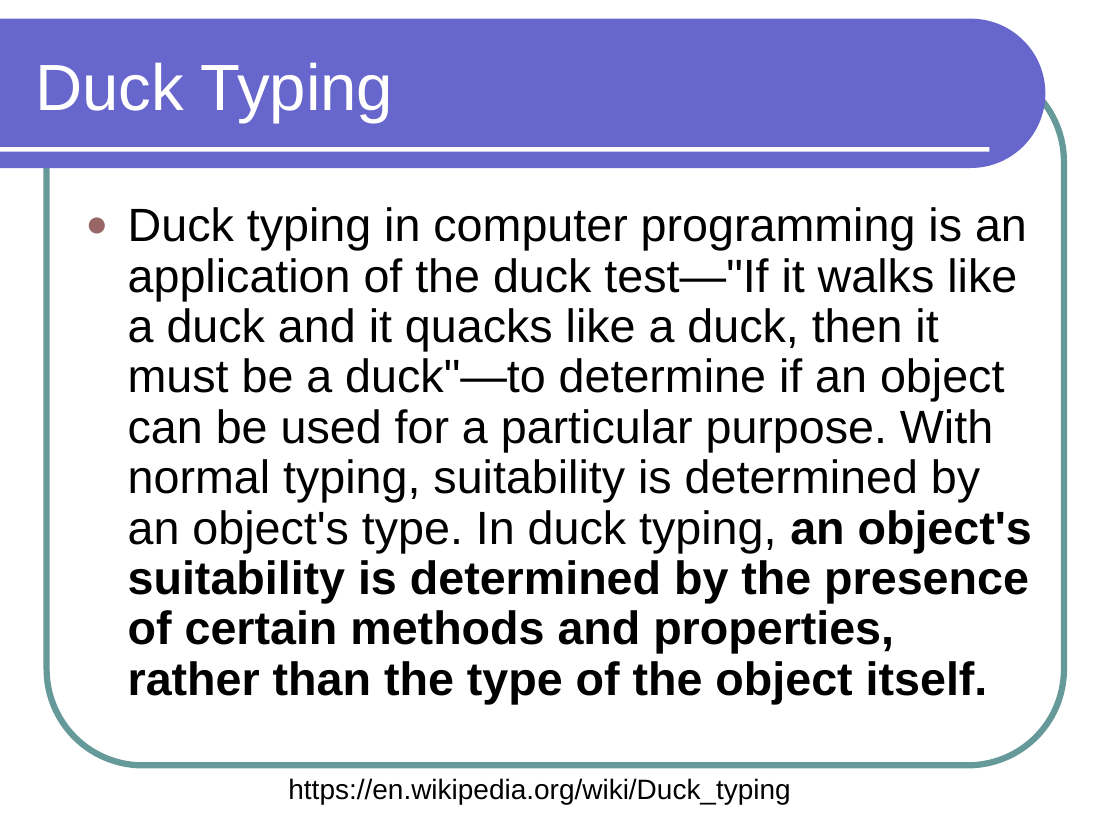
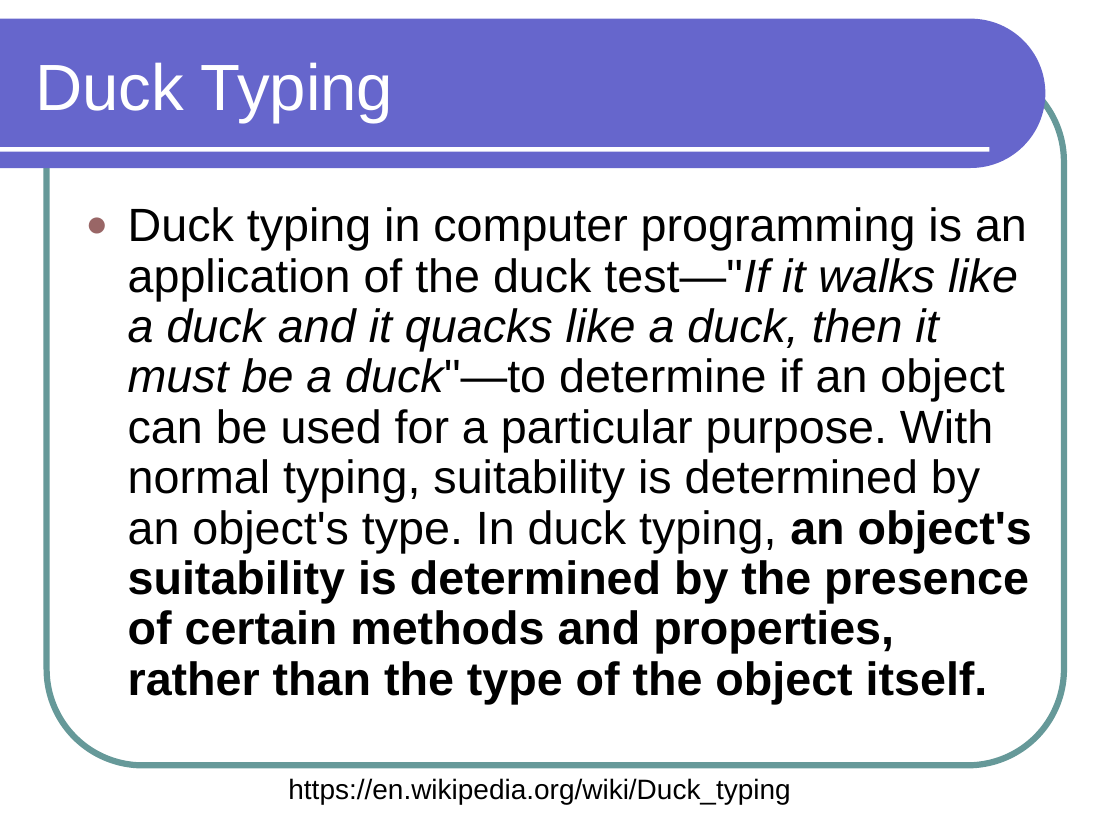
Before and after one commit to lutzhamel/CSC301, a slide deck: slide 9 of notes/csc301-ln019.ppt (slide 10 before the commit). Drawn at 1120x840 pixels with LibreOffice and Linux fonts; fonts in the diff are those of the drawing. Boxes give left, top, right and bottom in pixels: in the first picture for what was removed or moved away, otherwise in the second. Text is boxed around its words. In the diff, an @@ line names an element or a change of style, - is before the commit and + after.

```diff
--- a/notes/csc301-ln019.ppt
+++ b/notes/csc301-ln019.ppt
@@ text "Duck typing in computer programming ..." at bbox=[128, 207, 1032, 704]: italic on in "test—"If it walks like a duck and ..." @@
```
Also in this commit, not shown: 2 slides added, 3 slides removed, 2 other files.
